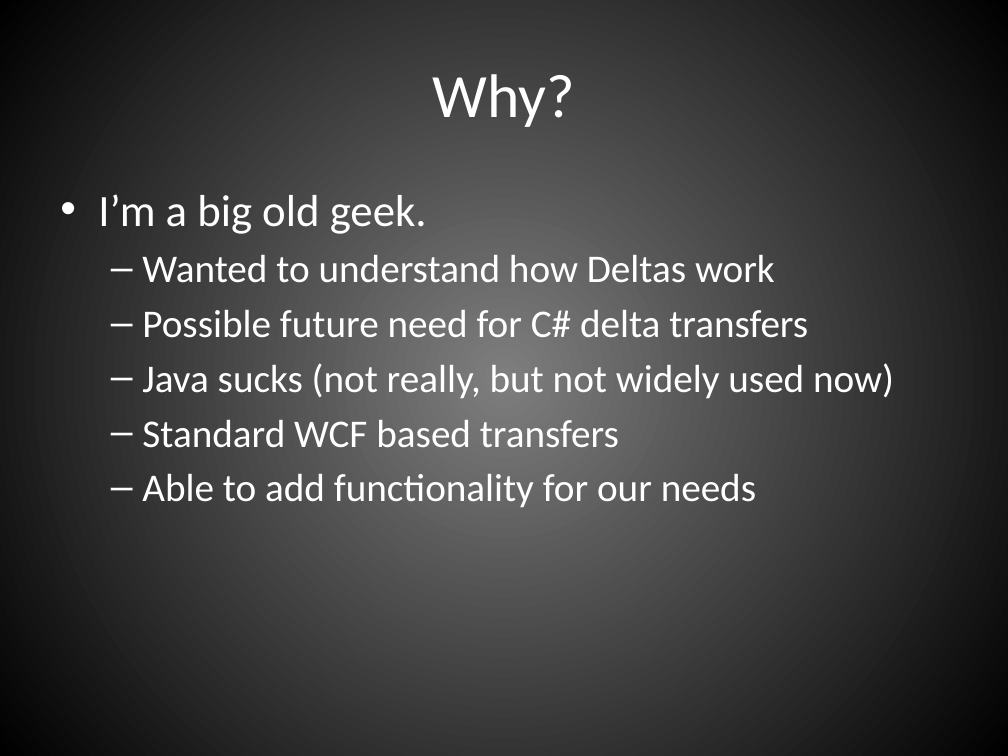
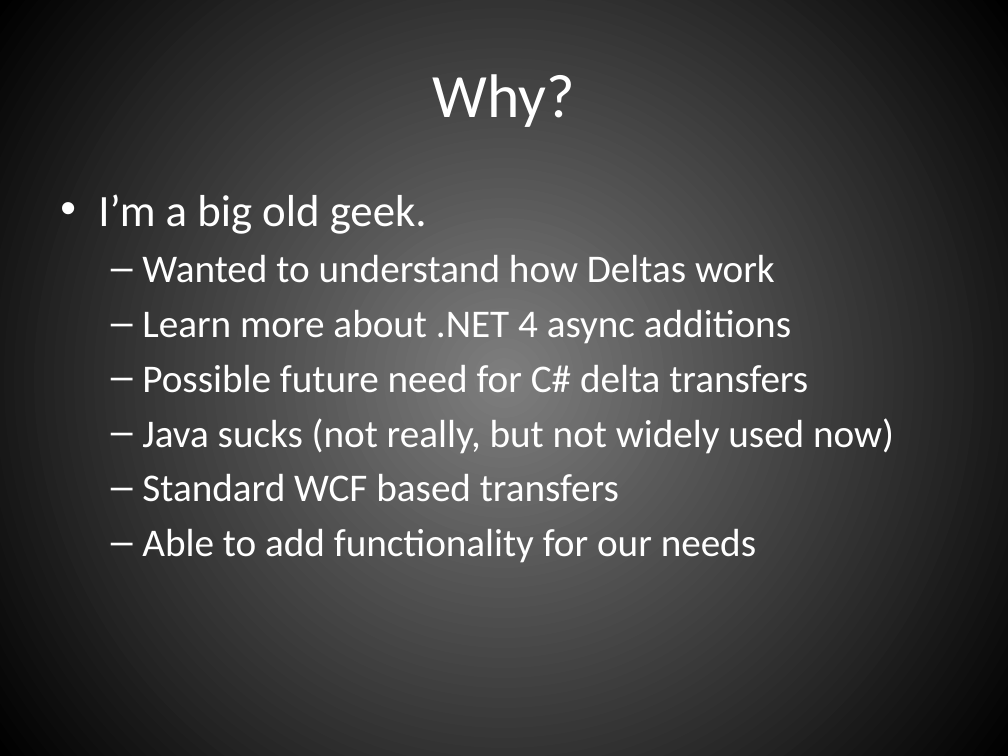
Before and after one commit to scottgal/SLRSyncUploader, a slide deck: slide 2 of Trunk/PicoDelta.pptx. Drawn at 1008x756 pixels with LibreOffice and Linux fonts; fonts in the diff are those of the drawing. Boxes give left, top, right and bottom in pixels: in the first picture for what was removed or moved away, otherwise in the second. Text is boxed around its words. In the diff, an @@ line names an element or a change of style, - is before the commit and + after.

```diff
--- a/Trunk/PicoDelta.pptx
+++ b/Trunk/PicoDelta.pptx
@@ text at (142, 310, 791, 344): paragraph added @@
+  – Learn more about .NET 4 async additions
```
Also in this commit, not shown: 1 other slide changed, 8 slides added, 1 slide removed, 24 other files.
